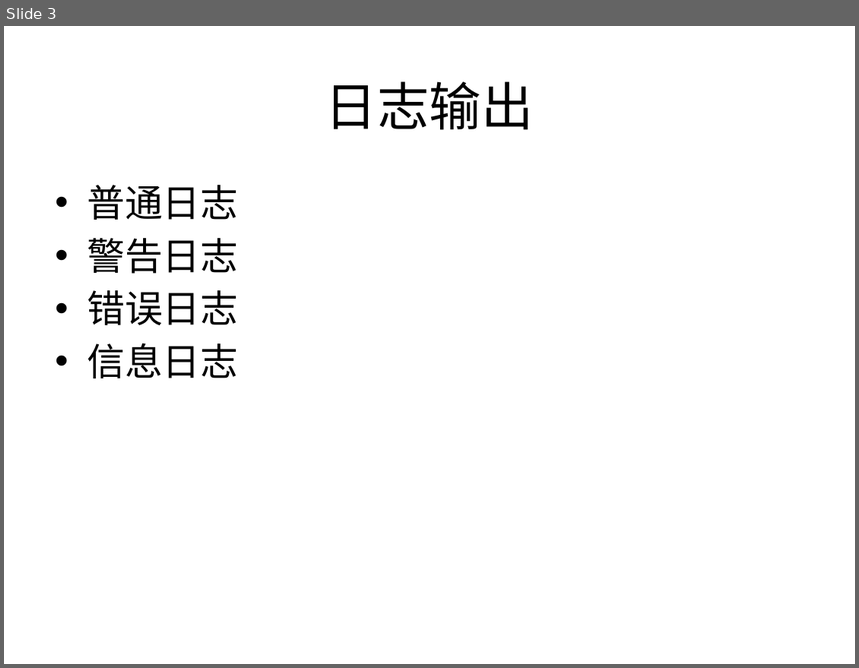
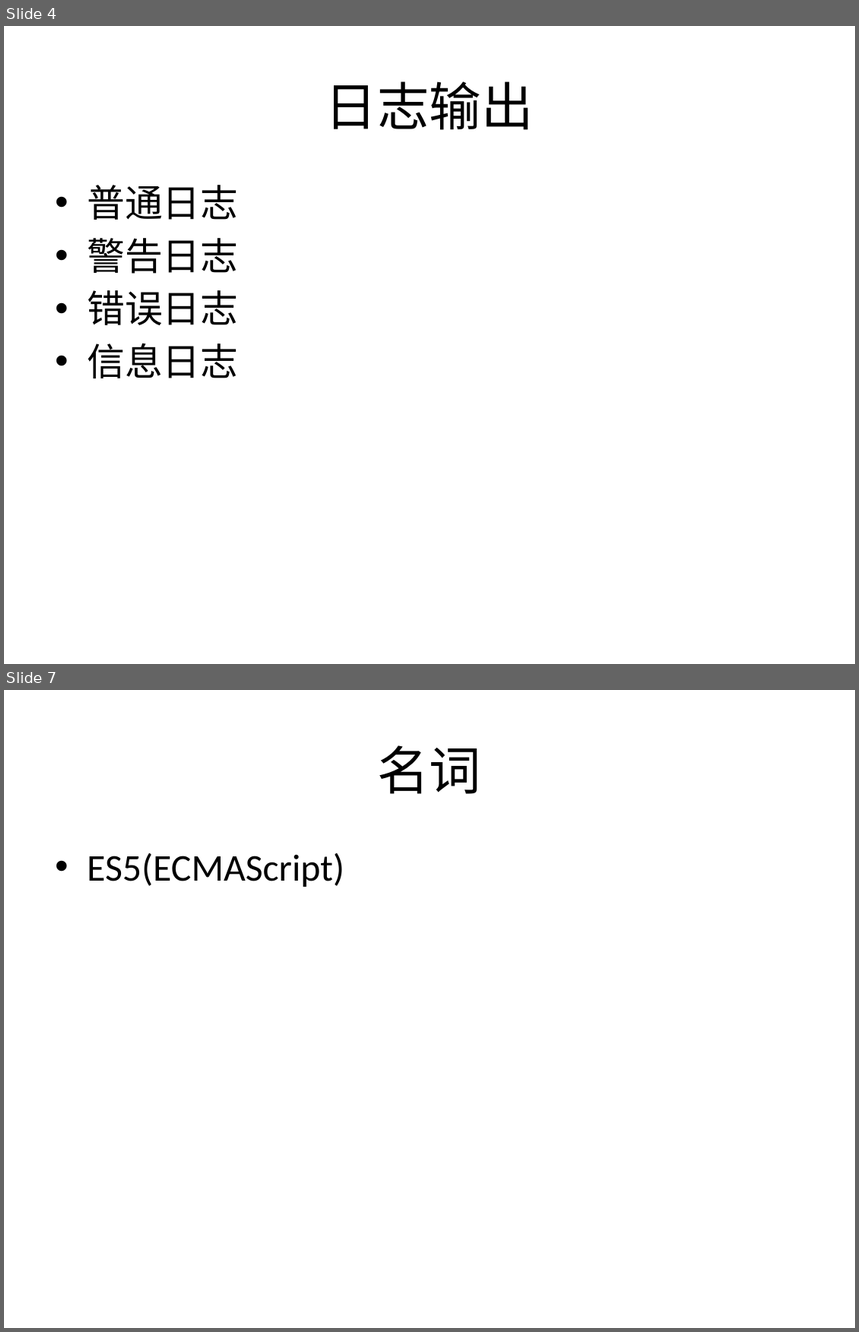
Before and after one commit to plter/HTML5Course20160801, a slide deck: 讲义.pptx. Shown one above the other, each under a label of ours: slide 3 before the commit, slides 4 and 7 after it; the slides between them are not shown. The pictures are 859x668 and 859x1332 pixels, drawn with LibreOffice and Linux fonts; fonts in the diff are those of the drawing. Boxes give left, top, right and bottom in pixels: in the first picture for what was removed or moved away, otherwise in the second. Text is boxed around its words. In the diff, an @@ line names an element or a change of style, - is before the commit and + after.

```diff
--- a/讲义.pptx
+++ b/讲义.pptx
@@ slide 7 added at <box>4,690,855,1328</box>, background #FFFFFF @@
@@ title added at <box>377,745,481,794</box>, 44 pt, text #000000 @@
+名词
@@ text added at <box>87,853,344,887</box>, 32 pt, text #000000 @@
+• ES5(ECMAScript)
@@ what was slide 3 is now slide 4 @@
```
Also in this commit, not shown: 1 slide changed, 1 other slide added, 16 other files.
